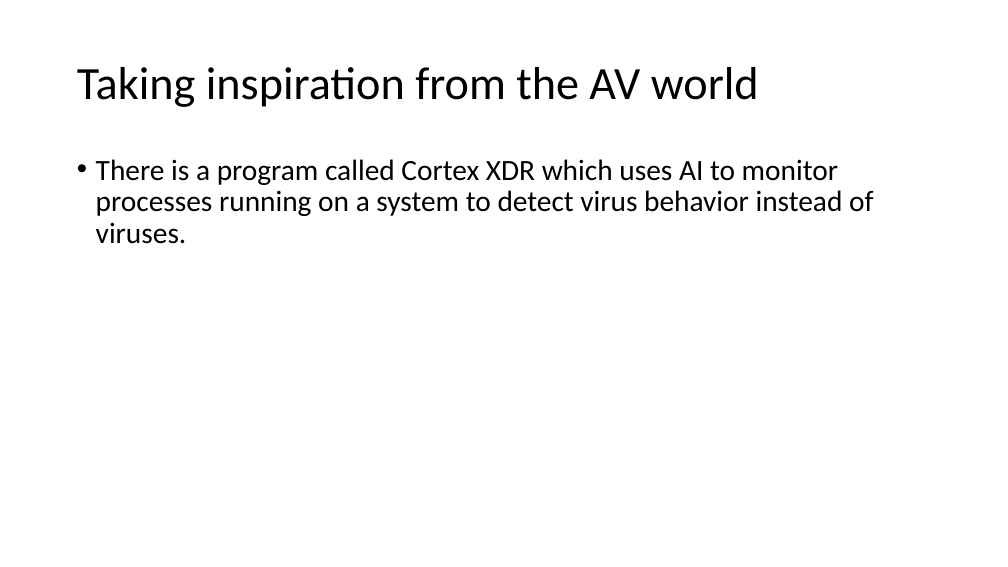
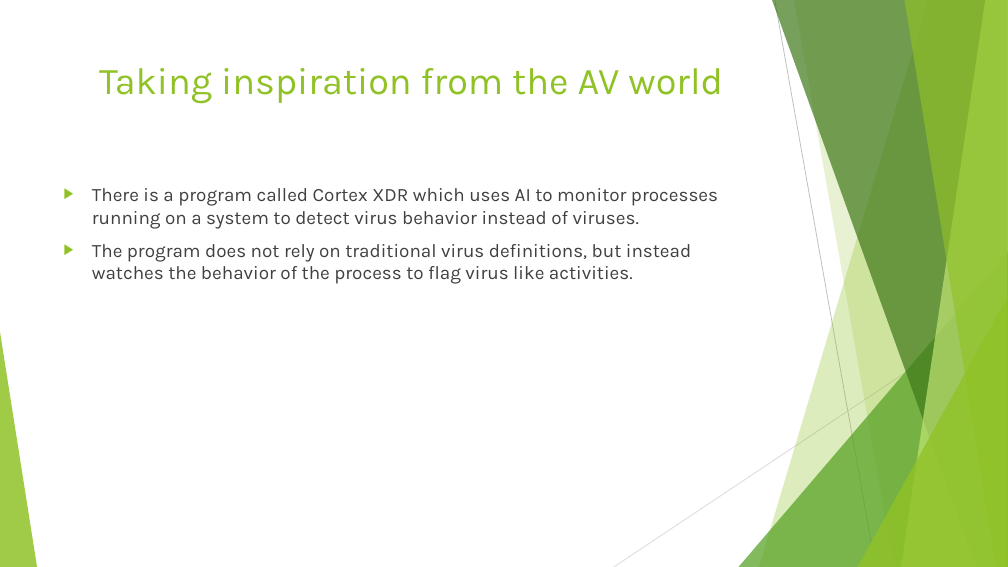
Before and after one commit to EmanSza/2023-hackathon-centennialhacks, a slide deck: slide 4 of notes/Human Hueristics.pptx. Drawn at 1008x567 pixels with LibreOffice and Linux fonts; fonts in the diff are those of the drawing. Boxes give left, top, right and bottom in pixels: in the first picture for what was removed or moved away, otherwise in the second. Text is boxed around its words. In the diff, an @@ line names an element or a change of style, - is before the commit and + after.

```diff
--- a/notes/Human Hueristics.pptx
+++ b/notes/Human Hueristics.pptx
@@ title "Taking inspiration from the AV ...": place and size @@
-title "Taking inspiration from the AV ..." at bbox=[77, 67, 759, 107]
+title "Taking inspiration from the AV ..." at bbox=[99, 68, 723, 103]
@@ title "Taking inspiration from the AV ..." at bbox=[99, 68, 723, 103]: size 44 to 36 pt, font Calibri to Karla, text colour #000000 to #90C226; alignment left to centre; line spacing 0.9 to 1; vertical alignment middle to top @@
@@ text "There is a program called ...": place and size @@
-text "There is a program called ..." at bbox=[96, 159, 873, 244]
+text "There is a program called ..." at bbox=[92, 188, 718, 284]
@@ text at bbox=[92, 188, 718, 229]: size 28 to 18 pt, font Calibri to Karla, text colour #000000 to #404040 in "There is a program called Cortex XDR ..."; bullet • to ▶; line spacing 0.9 to 1 @@
@@ text at bbox=[92, 244, 691, 284]: paragraph added @@
+▶ The program does not rely on traditional virus definitions, but instead watches the behavior of the process to flag virus like activities.
@@ group added at bbox=[0, 0, 1008, 567]: 5 freeform shapes, 3 triangles, 2 lines @@
```
Also in this commit, not shown: 8 other slides changed, 1 slide added.
